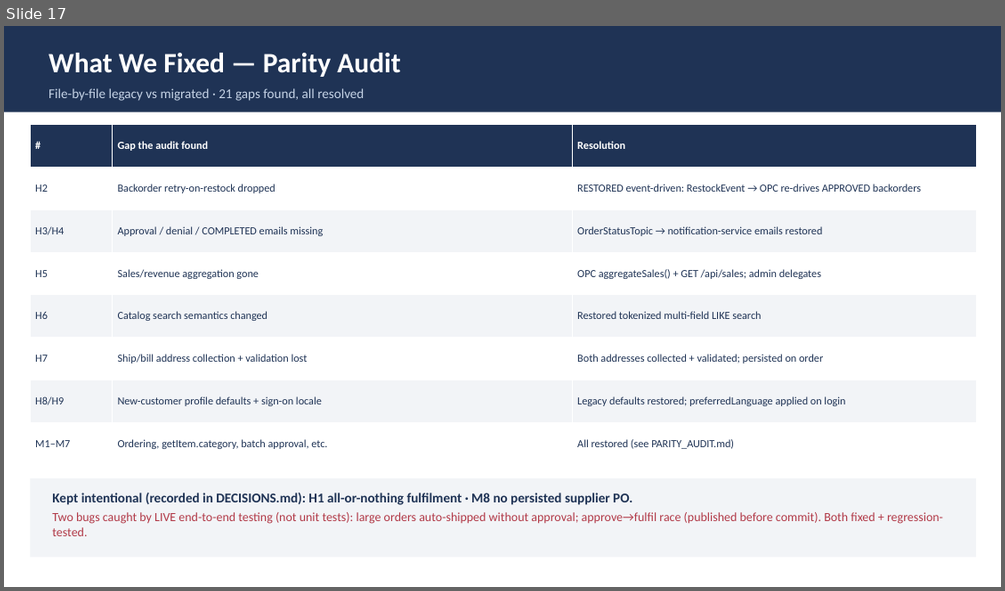
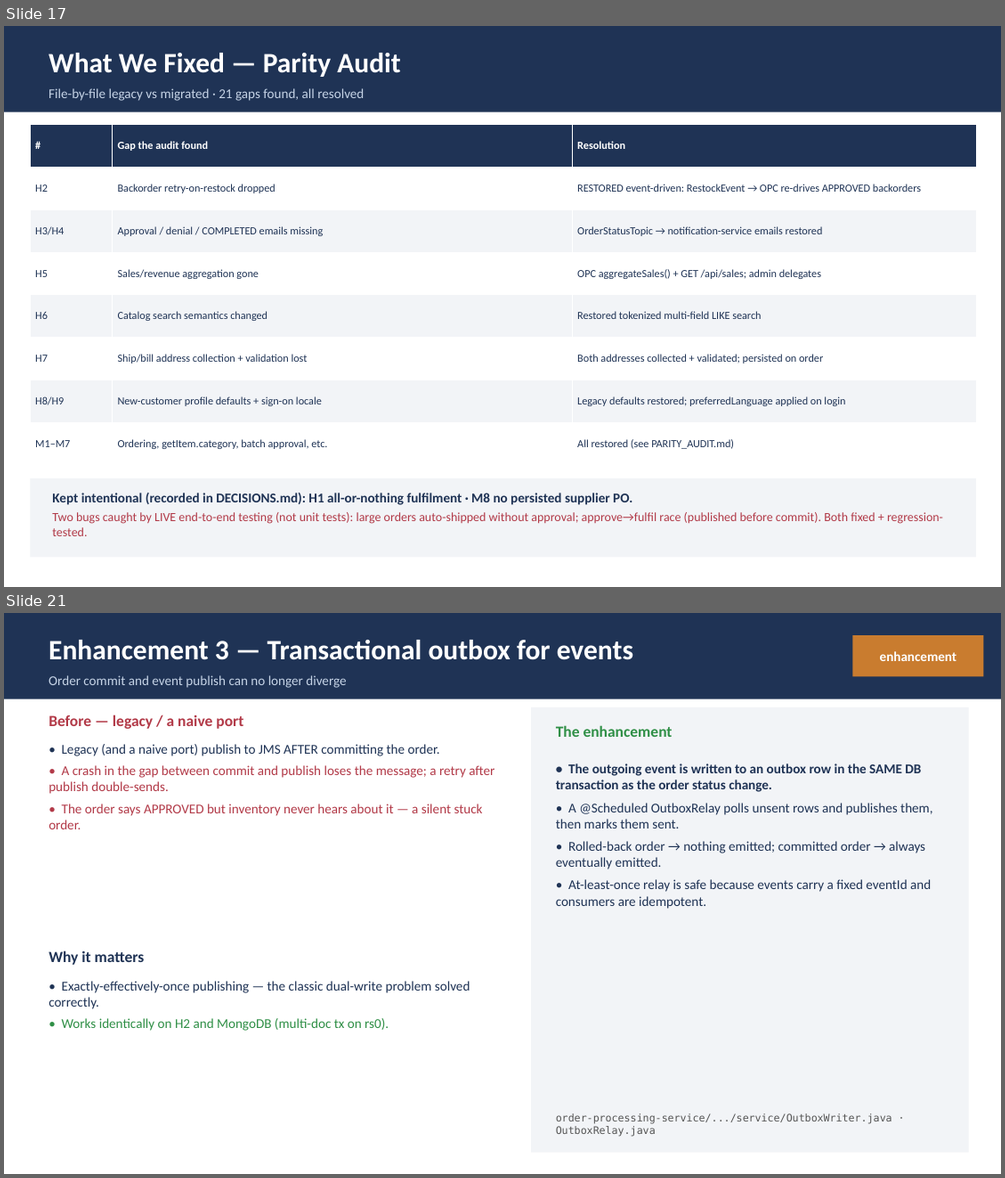
Before and after one commit to Vishak-94/pet-store, a slide deck: docs/PetStore_Demo_45min.pptx. Shown one above the other, each under a label of ours: slide 17 before the commit, slides 17 and 21 after it; the slides between them are not shown. The pictures are 1005x591 and 1005x1178 pixels, drawn with LibreOffice and Linux fonts; fonts in the diff are those of the drawing. Boxes give left, top, right and bottom in pixels: in the first picture for what was removed or moved away, otherwise in the second. Text is boxed around its words. In the diff, an @@ line names an element or a change of style, - is before the commit and + after.

Commit message:
Add enhancements-beyond-parity section to demo deck
- New enh_slide() helper: before / why-it-matters / the-enhancement + code-location footer
- Overview slide (E1-E10 table) + one detailed slide per enhancement:
  BCrypt, central RS256 IdP, transactional outbox, pessimistic stock lock,
  optimistic @Version lock, DLQ + bounded redelivery, idempotent consumers,
  validation + uniform error contract, CSRF + secure cookies, observability + stock cache
- Distinct from the parity audit (which restores legacy behaviour) — these are net improvements
- Agenda updated (section 8), renumbered through 13
- Regenerated PPTX (46 slides), verified zero shape overflow

```diff
--- a/docs/PetStore_Demo_45min.pptx
+++ b/docs/PetStore_Demo_45min.pptx
@@ slide 21 added at (4,613,1001,1174), background #FFFFFF @@
@@ rectangle added at (4,613,1001,699), fill #1F3355 @@
@@ rectangle added at (853,635,984,676), fill #C97C2F @@
@@ text added at (48,640,633,660), 27 pt, text #FFFFFF, bold @@
+Enhancement 3 — Transactional outbox for events
@@ text added at (880,651,957,661), 13 pt, text #FFFFFF, bold @@
+enhancement
@@ text added at (48,675,346,688), 13 pt, text #C5D3E6 @@
+Order commit and event publish can no longer diverge
@@ text added at (48,714,243,729), 15 pt, text #B23A48, bold @@
+Before — legacy / a naive port
@@ rectangle added at (531,707,969,1152), fill #F2F4F7 @@
@@ text added at (48,744,494,829), 13 pt, text #B23A48 @@
+• Legacy (and a naive port) publish to JMS AFTER committing the order.
+• A crash in the gap between commit and publish loses the message; a retry after publish double-sends.
+• The order says APPROVED but inventory never hears about it — a silent stuck order.
@@ text added at (556,725,672,737), 15 pt, text #2F8F46, bold @@
+The enhancement
@@ text added at (556,763,932,908), 13 pt, text #1F3355 @@
+• The outgoing event is written to an outbox row in the SAME DB transaction as the order status change.
+• A @Scheduled OutboxRelay polls unsent rows and publishes them, then marks them sent.
+• Rolled-back order → nothing emitted; committed order → always eventually emitted.
+• At-least-once relay is safe because events carry a fixed eventId and consumers are idempotent.
@@ text added at (48,950,145,965), 15 pt, text #1F3355, bold @@
+Why it matters
@@ text added at (48,981,470,1030), 13 pt, text #1F3355 @@
+• Exactly-effectively-once publishing — the classic dual-write problem solved correctly.
+• Works identically on H2 and MongoDB (multi-doc tx on rs0).
@@ text added at (556,1113,892,1136), 10 pt, text #555555 @@
+order-processing-service/.../service/OutboxWriter.java · OutboxRelay.java
```
Also in this commit, not shown: 1 slide changed, 10 other slides added, 1 other file.
